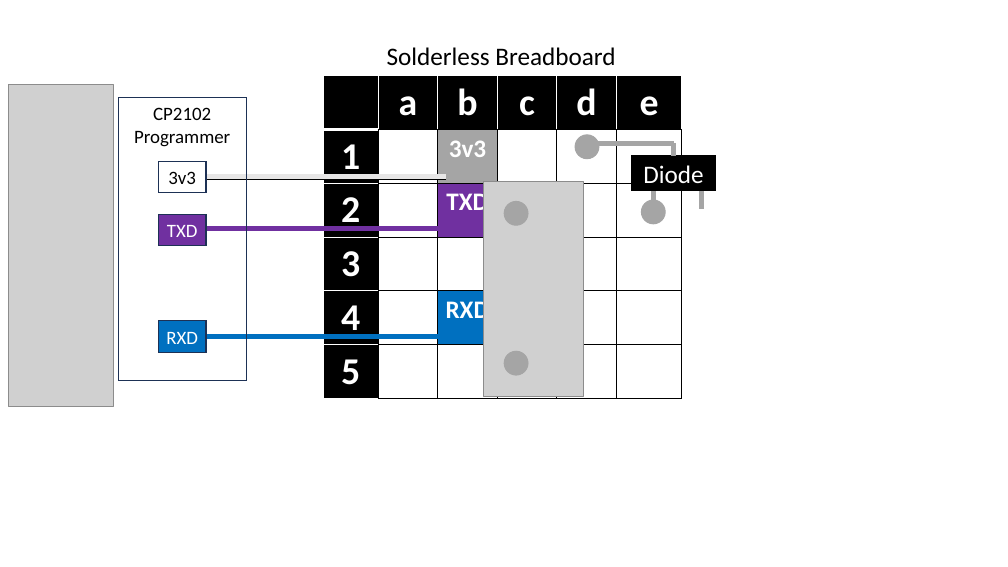
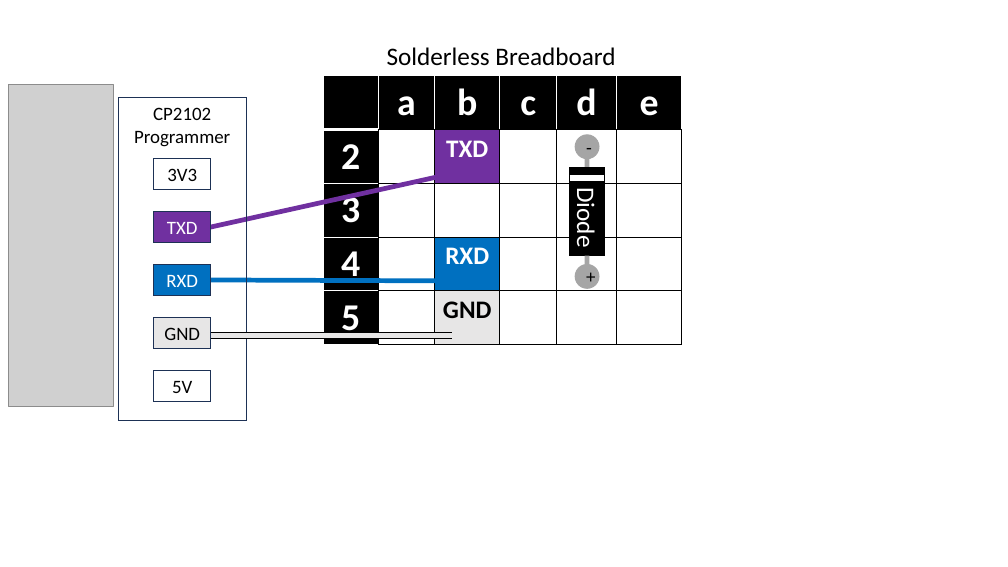
Before and after one commit to makersmakingchange/Twitch-Switch, a slide deck: slide 3 of Documentation/Working_Documents/Assets/Twitch Switch Programmer Diagram.pptx (slide 7 before the commit). Drawn at 1008x567 pixels with LibreOffice and Linux fonts; fonts in the diff are those of the drawing; grey boxes stand for pictures. Boxes give left, top, right and bottom in pixels: in the first picture for what was removed or moved away, otherwise in the second. Text is boxed around its words. In the diff, an @@ line names an element or a change of style, - is before the commit and + after.

Commit message:
Version 3.1 - Updated Sensor Programmer
Sensor programmer - wiring has been updated, resistor removed, and changed the diode. Maker Guide and BOM have been updated to reflect these changes. Typo in Maker Guide fixed.

```diff
--- a/Documentation/Working_Documents/Assets/Twitch Switch Programmer Diagram.pptx
+++ b/Documentation/Working_Documents/Assets/Twitch Switch Programmer Diagram.pptx
@@ table at <box>324,76,684,345</box> @@
-row 2: 1 |  | 3v3 |  |  | 
-row 5, column 3: 
+row 5, column 3: GND
@@ rectangle "CP2102 Programmer": place and size @@
-rectangle "CP2102 Programmer" at <box>118,98,246,380</box>
+rectangle "CP2102 Programmer" at <box>118,98,246,420</box>
@@ text in ellipse at <box>575,135,599,158</box>: text added @@
+-
@@ line removed from (590, 144) to (674, 144) @@
@@ line removed from (674, 144) to (674, 156) @@
@@ rectangle "3V3": place and size @@
-rectangle "3V3" at <box>159,161,206,192</box>
+rectangle "3V3" at <box>154,159,211,190</box>
@@ rectangle "3V3" at <box>154,159,211,190</box>: fill #FFFFFF to none @@
@@ text in rectangle at <box>167,168,197,181</box>: text changed @@
-3v3
+3V3
@@ line moved from (200, 228) - (446, 228) to (210, 227) - (445, 175) @@
@@ rectangle ". Diode" at <box>570,167,604,256</box>: rotation 0 to 90 degrees @@
@@ line added from (570, 178) to (604, 178), #FFFFFF 6 pt @@
@@ line moved from (702, 182) - (702, 209) to (588, 159) - (588, 167) @@
@@ line removed from (653, 173) to (653, 200) @@
@@ picture removed at <box>484,181,583,397</box> @@
@@ ellipse removed at <box>504,201,528,225</box> @@
@@ text in rectangle at <box>570,193,601,245</box>: text changed @@
-Diode
+. Diode
@@ rectangle "TXD": place and size @@
-rectangle "TXD" at <box>159,215,206,246</box>
+rectangle "TXD" at <box>154,212,211,243</box>
@@ rectangle "RXD": place and size @@
-rectangle "RXD" at <box>159,321,206,352</box>
+rectangle "RXD" at <box>154,265,211,296</box>
@@ text in ellipse at <box>575,265,599,288</box>: text added @@
++
@@ ellipse "+": place and size @@
-ellipse "+" at <box>641,200,665,224</box>
+ellipse "+" at <box>575,265,599,288</box>
@@ line added from (588, 265) to (588, 256), #A5A5A5 4.5 pt @@
@@ line moved from (200, 337) - (467, 337) to (210, 280) - (464, 281) @@
@@ rectangle added at <box>154,318,211,349</box>, fill #E7E6E6, outline #1E3256 1 pt, 18 pt, text #000000 @@
+GND
@@ line moved from (200, 177) - (446, 177) to (206, 336) - (452, 336) @@
@@ line moved from (200, 177) - (446, 177) to (206, 336) - (452, 336) @@
@@ ellipse removed at <box>504,352,528,375</box> @@
@@ rectangle added at <box>154,371,211,402</box>, outline #1E3256 1 pt, 18 pt, text #000000 @@
+5V
```
Also in this commit, not shown: 2 other slides changed, 1 slide added, 5 slides removed, 6 other files.
